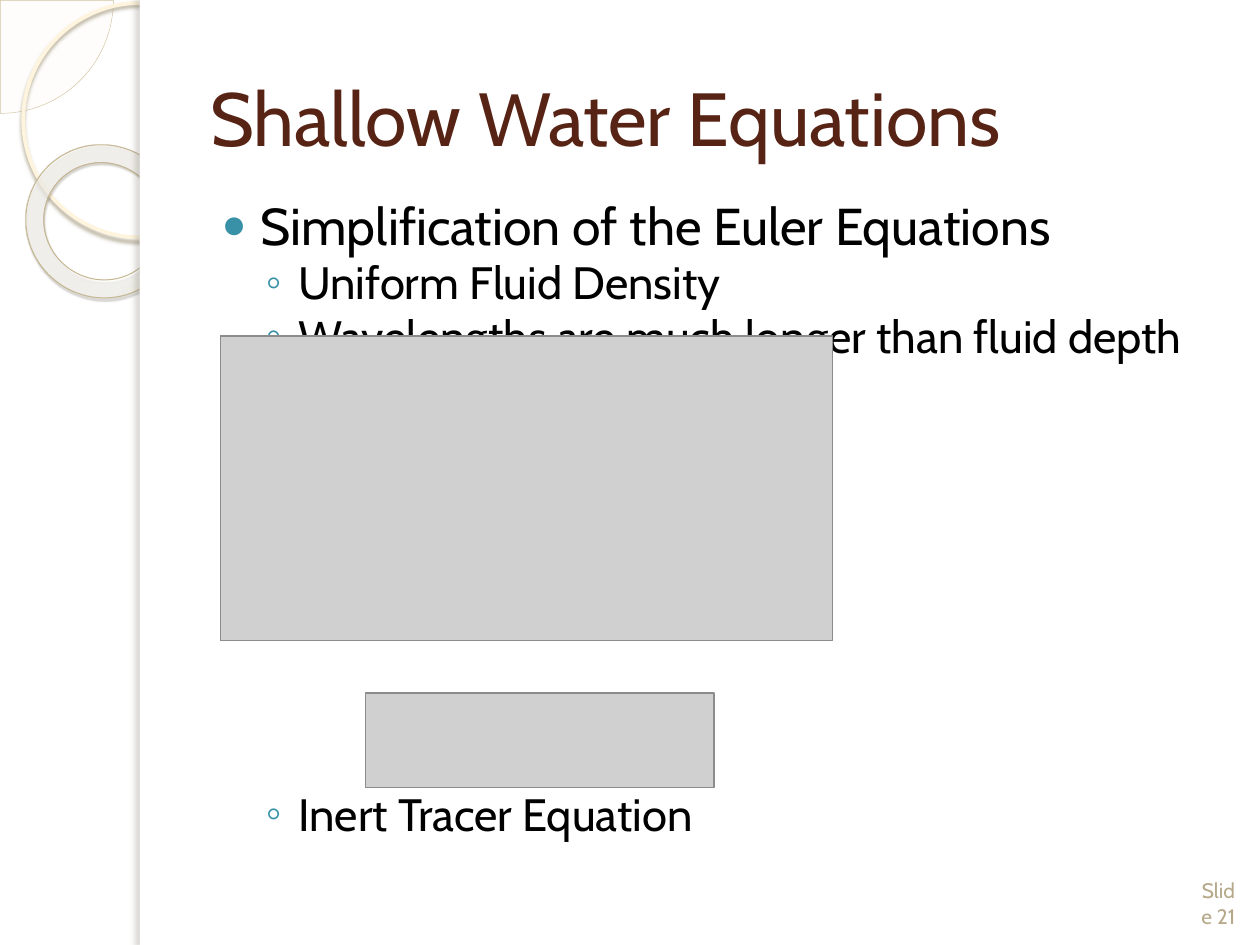
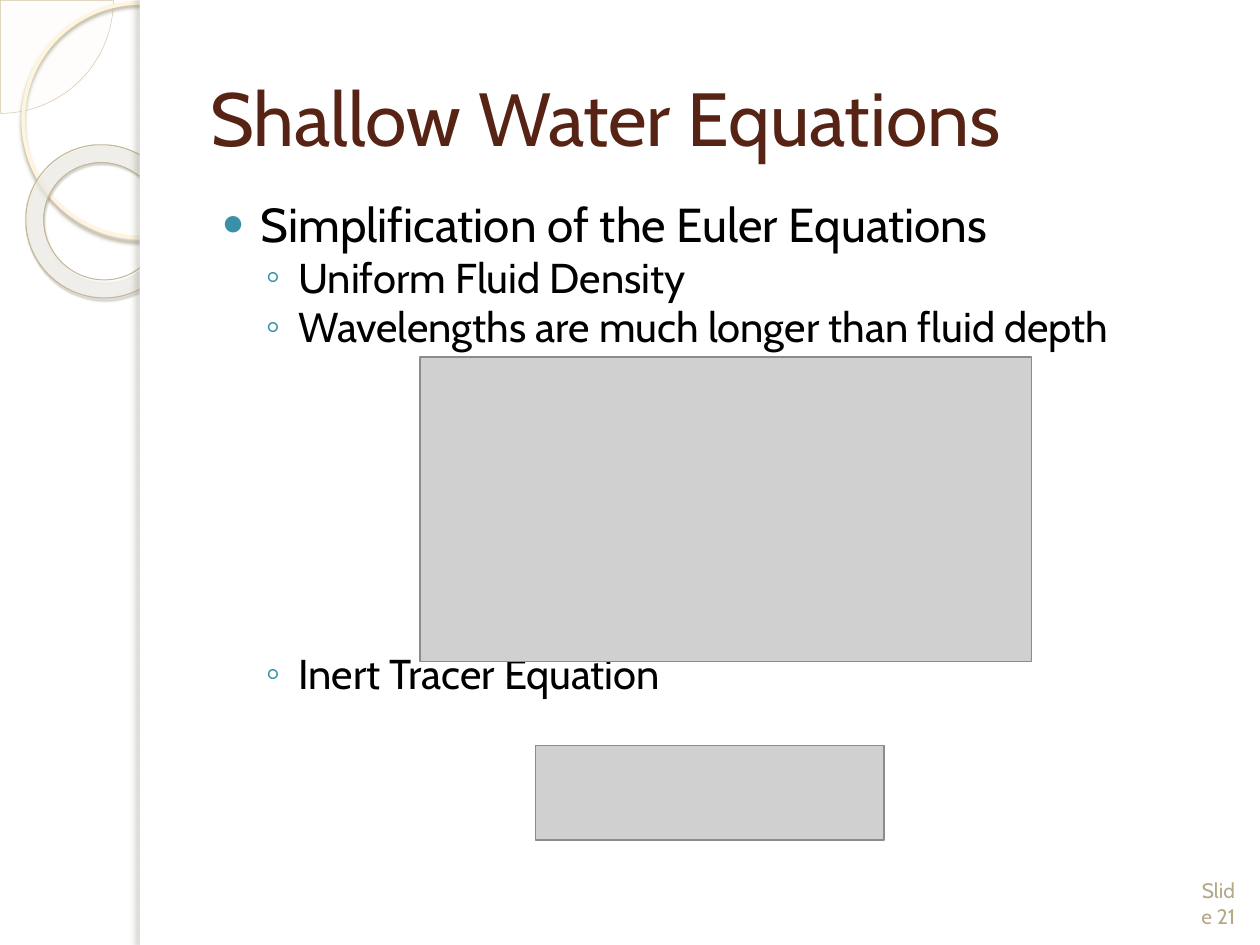
Before and after one commit to wmatern/summer_LANL, a slide deck: slide 21 of Final Research Presentation/Will_Additions.pptx. Drawn at 1260x945 pixels with LibreOffice and Linux fonts; fonts in the diff are those of the drawing; grey boxes stand for pictures; background and template pictures are left out. Boxes give left, top, right and bottom in pixels: in the first picture for what was removed or moved away, otherwise in the second. Text is boxed around its words. In the diff, an @@ line names an element or a change of style, - is before the commit and + after.

```diff
--- a/Final Research Presentation/Will_Additions.pptx
+++ b/Final Research Presentation/Will_Additions.pptx
@@ text "Simplification of the Euler Equations" at (261,206,1109,699): size 29.6 to 27.2 pt in "Simplification of the Euler Equations"; size 25.9 to 23.8 pt in "Uniform Fluid Density", "Wavelengths are much longer than fluid depth", "Inert Tracer Equation" @@
@@ picture: place and size @@
-picture at (220,336,833,641)
+picture at (420,357,1032,662)
@@ picture: place and size @@
-picture at (365,693,714,788)
+picture at (536,746,885,840)
```
Also in this commit, not shown: 2 other slides changed, 6 other files.
